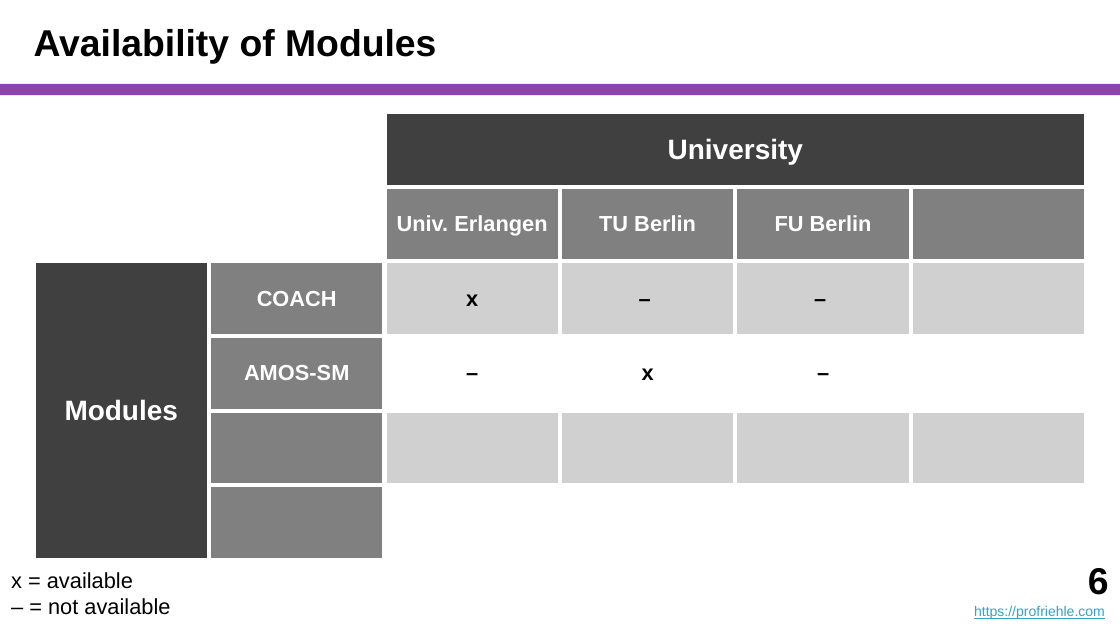
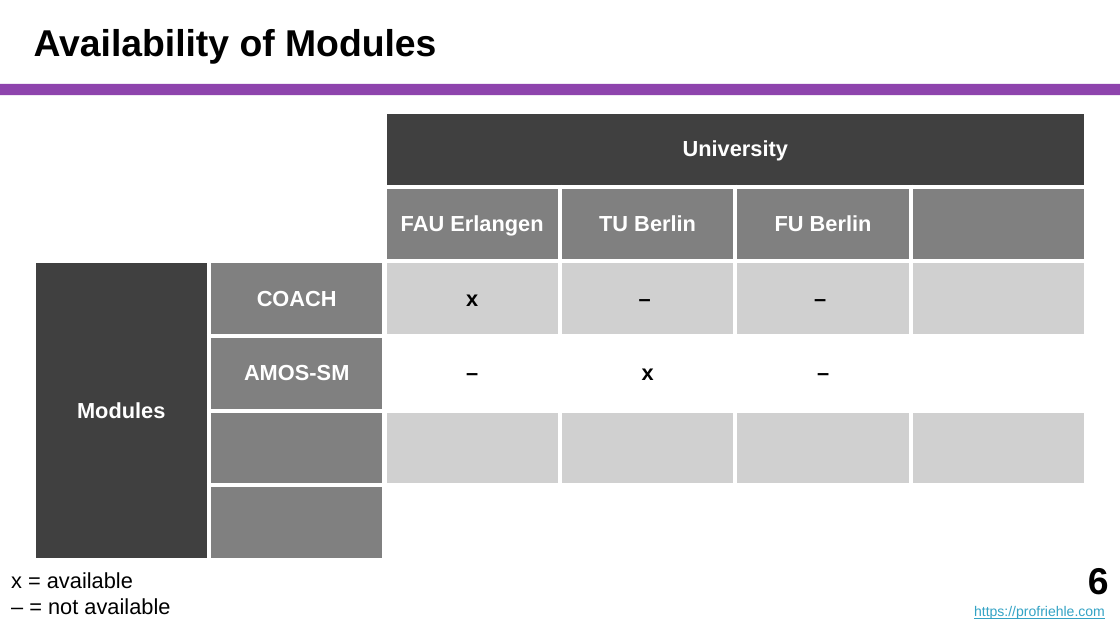
Before and after one commit to dirkriehle/coach-course, a slide deck: slide 6 of Lecture Slides/COACH A01 - Introduction.pptx. Drawn at 1120x630 pixels with LibreOffice and Linux fonts; fonts in the diff are those of the drawing. Boxes give left, top, right and bottom in pixels: in the first picture for what was removed or moved away, otherwise in the second. Text is boxed around its words. In the diff, an @@ line names an element or a change of style, - is before the commit and + after.

```diff
--- a/Lecture Slides/COACH A01 - Introduction.pptx
+++ b/Lecture Slides/COACH A01 - Introduction.pptx
@@ table at (34, 112, 1089, 479) @@
-row 2, column 3: Univ. Erlangen
+row 2, column 3: FAU Erlangen
@@ size 18 to 14 pt in "University", "Modules" @@
```
Also in this commit, not shown: 10 other slides changed, 2 slides added, 3 other files.
